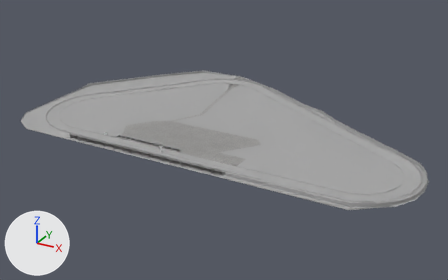
The Blender file longpond.blend, before and after one commit.
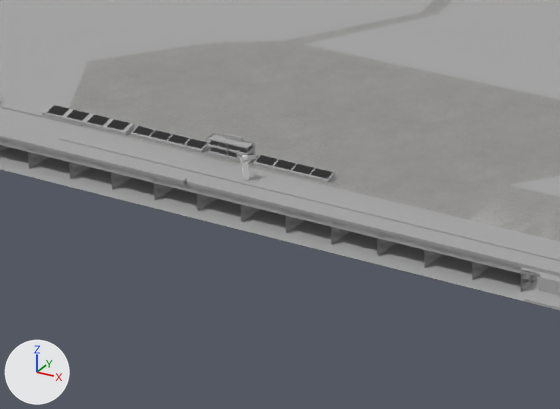
Each version appears first whole from a camera (50 mm lens) standing at (1936.0, -1729.0, 986.0) and looking at (761.0, 408.0, -82.0), and next in a close-up on the part from 24% to 51% of the width and 40% to 72% of the height. Every picture has the same lights, and +X, +Y and +Z are marked at lower left.

The older version as bpy lines, for what is in view:
```python
me_cube_002 = bpy.data.meshes.new('Cube.002')
me_cube_002.from_pydata(...)  # 394 vertices, 270 faces; spans x -0.83..0.83, y -0.11..0.11, z -0.06..0.06
me_cube_002.materials.append(mat_003)  # its picture is missing
me_mesh_017 = bpy.data.meshes.new('Mesh.017')
me_mesh_017.from_pydata(...)  # 14 vertices, 12 faces; spans x 772.3..830.7, y 0.0..0.9, z -25.0..0.0
me_mesh_017.polygons.foreach_set('use_smooth', [True] * 12)
me_mesh_017.materials.append(mat_x)  # grey #aaaaaa
me_mesh_1919 = bpy.data.meshes.new('Mesh.1919')
me_mesh_1919.from_pydata(...)  # 67 vertices, 37 faces, 4 loose edges; spans x -21.5..21.5, y -11.0..11.0, z -15.0..15.0
me_mesh_1919.polygons.foreach_set('use_smooth', [True] * 37)
me_mesh_1919.materials.append(mat_003)  # its picture is missing
ob_cube = bpy.data.objects.new('Cube', me_cube_002)
ob_cube.location = (720.1, 66.2, 3.1)
ob_cube.scale = (45.0, 50.0, 50.0)
ob_seats_059 = bpy.data.objects.new('seats.059', me_mesh_1919)
ob_seats_059.location = (802.3, -22.9, 11.8)
ob_seats_059.rotation_euler = (1.571, 0.0, 3.142)  # degrees (90, 0, 180)
ob_tkmn12_1 = bpy.data.objects.new('tkMn12', me_mesh_017)
ob_tkmn12_1.parent = ob_tkmn12
ob_tkmn12_1.location = (0.0, 0.0, 0.0)
# also in view: 'tkLS397' at (536.0, 41.0, 0.0); 'tkMn30' at (977.0, 13.0, 0.0); 'seats.079' at (974.0, -23.0, 12.0); 'seats.060' at (845.0, -23.0, 12.0); 'tkLS6' at (743.0, 41.0, 0.0)
```
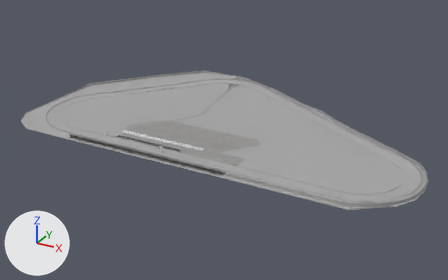
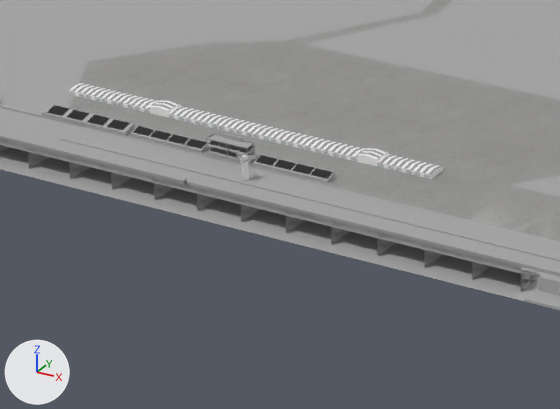
Commit message: Buildings: Team tents behind tribunes

Scene script edits in JSON lines:
```json
{"op": "add", "block": "me_teams_017", "code": ["me_teams_017 = bpy.data.meshes.new('Teams.017')", "me_teams_017.from_pydata(...)  # 60 vertices, 66 faces; spans x -19.6..19.6, y -1.1..1.1, z -0.6..0.5", "me_teams_017.materials.append(mat_lp_bldg1_png)  # picture img_lp_bldg1_png"]}
{"op": "add", "block": "me_teams", "code": ["me_teams = bpy.data.meshes.new('Teams')", "me_teams.from_pydata(...)  # 10 vertices, 12 faces; spans x -1.91..1.91, y -1.12..1.12, z -0.9..0.7", "me_teams.materials.append(mat_lp_bldg1_png)  # picture img_lp_bldg1_png"]}
{"op": "add", "block": "me_teams_002", "code": ["me_teams_002 = bpy.data.meshes.new('Teams.002')", "me_teams_002.from_pydata(...)  # 20 vertices, 21 faces; spans x -5.33..5.33, y -1.12..1.12, z -0.6..0.5", "me_teams_002.materials.append(mat_lp_bldg1_png)  # picture img_lp_bldg1_png"]}
{"op": "add", "block": "me_teams_003", "code": ["me_teams_003 = bpy.data.meshes.new('Teams.003')", "me_teams_003.from_pydata(...)  # 30 vertices, 33 faces; spans x -8.9..8.9, y -1.1..1.1, z -0.6..0.5", "me_teams_003.materials.append(mat_lp_bldg1_png)  # picture img_lp_bldg1_png"]}
{"op": "add", "block": "ob_teams_017", "code": ["ob_teams_017 = bpy.data.objects.new('Teams.017', me_teams_017)", "ob_teams_017.location = (658.4, 118.6, 3.0)", "ob_teams_017.scale = (5.0, 8.5, 5.0)"]}
{"op": "add", "block": "ob_teams", "code": ["ob_teams = bpy.data.objects.new('Teams', me_teams)", "ob_teams.location = (765.7, 118.6, 4.5)", "ob_teams.rotation_euler = (0.0, 0.0, 1.571)  # degrees (0, 0, 90)", "ob_teams.scale = (5.0, 8.5, 5.0)"]}
{"op": "add", "block": "ob_teams_002", "code": ["ob_teams_002 = bpy.data.objects.new('Teams.002', me_teams_002)", "ob_teams_002.location = (801.9, 118.6, 3.0)", "ob_teams_002.scale = (5.0, 8.5, 5.0)"]}
{"op": "add", "block": "ob_teams_003", "code": ["ob_teams_003 = bpy.data.objects.new('Teams.003', me_teams_003)", "ob_teams_003.location = (497.2, 118.6, 3.0)", "ob_teams_003.scale = (5.0, 8.5, 5.0)"]}
{"op": "add", "block": "ob_teams_005", "code": ["ob_teams_005 = bpy.data.objects.new('Teams.005', me_teams.copy())", "ob_teams_005.location = (551.0, 118.6, 4.5)", "ob_teams_005.rotation_euler = (0.0, 0.0, 1.571)  # degrees (0, 0, 90)", "ob_teams_005.scale = (5.0, 8.5, 5.0)"]}
```

Boxes (x1, y1, x2, y2) around the edits, measured in the close-ups (560 x 409 px):
```json
{"object": "Teams.017", "change": "added", "after": [168, 106, 365, 162]}
{"object": "Teams.003", "change": "added", "after": [69, 83, 159, 113]}
{"object": "Teams.002", "change": "added", "after": [377, 154, 443, 179]}
{"object": "Teams", "change": "added", "after": [357, 147, 389, 166]}
{"object": "Teams.005", "change": "added", "after": [150, 99, 181, 117]}
```
